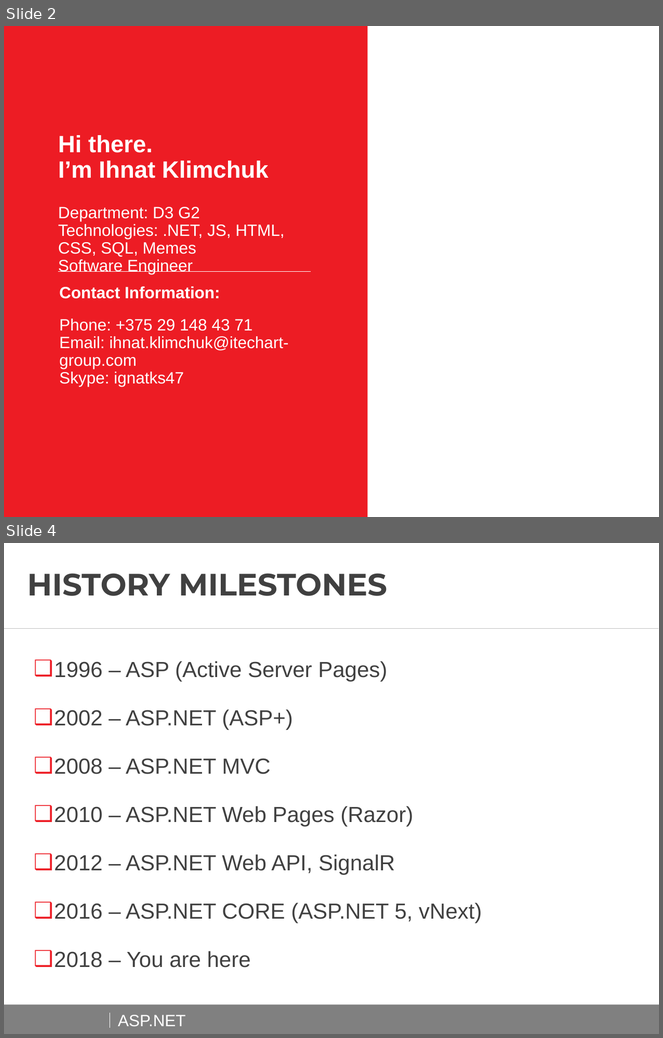
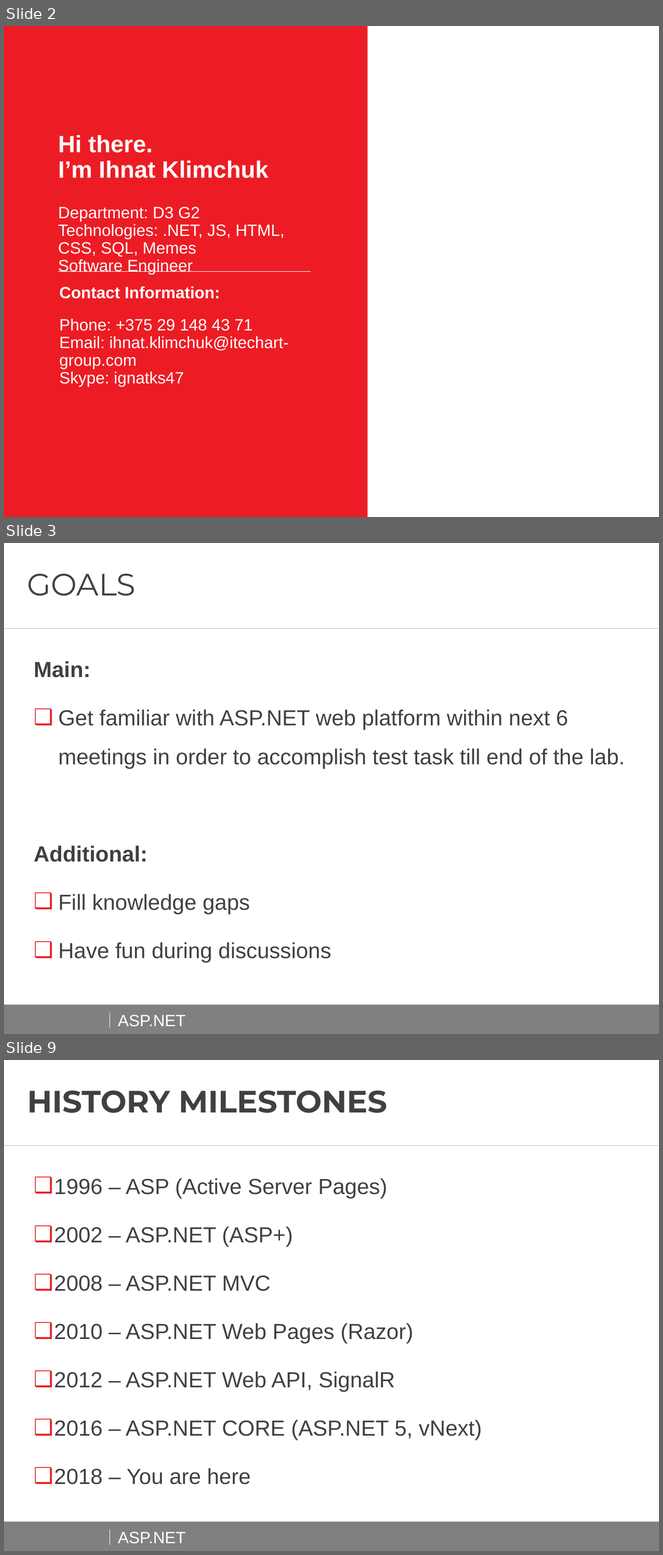
Before and after one commit to AndreiShenets/ASP.NET-Lectures, a slide deck: docs/ASP.NET - iTechArt 2018.pptx. Shown one above the other, each under a label of ours: slides 2 and 4 before the commit, slides 2, 3 and 9 after it; the slides between them are not shown. The pictures are 663x1038 and 663x1555 pixels, drawn with LibreOffice and Linux fonts; fonts in the diff are those of the drawing; background and template pictures are left out. Boxes give left, top, right and bottom in pixels: in the first picture for what was removed or moved away, otherwise in the second. Text is boxed around its words. In the diff, an @@ line names an element or a change of style, - is before the commit and + after.

Commit message:
Updating lections with convention, goals and plan

```diff
--- a/docs/ASP.NET - iTechArt 2018.pptx
+++ b/docs/ASP.NET - iTechArt 2018.pptx
@@ slide 3 added at <box>4,543,659,1034</box>, background #FFFFFF; not listed: 5 template elements that a slide beside it also shows @@
@@ title added at <box>27,574,136,596</box>, 34 pt, text #404040 @@
+GOALS
@@ text added at <box>34,661,625,963</box>, 24 pt, text #404040 @@
+Main:
+❑ Get familiar with ASP.NET web platform within next 6 meetings in order to accomplish test task till end of the lab.
+Additional:
+❑ Fill knowledge gaps
+❑ Have fun during discussions
@@ what was slide 4 is now slide 9 @@
```
Also in this commit, not shown: 5 other slides added, 1 slide removed, 2 other files.
